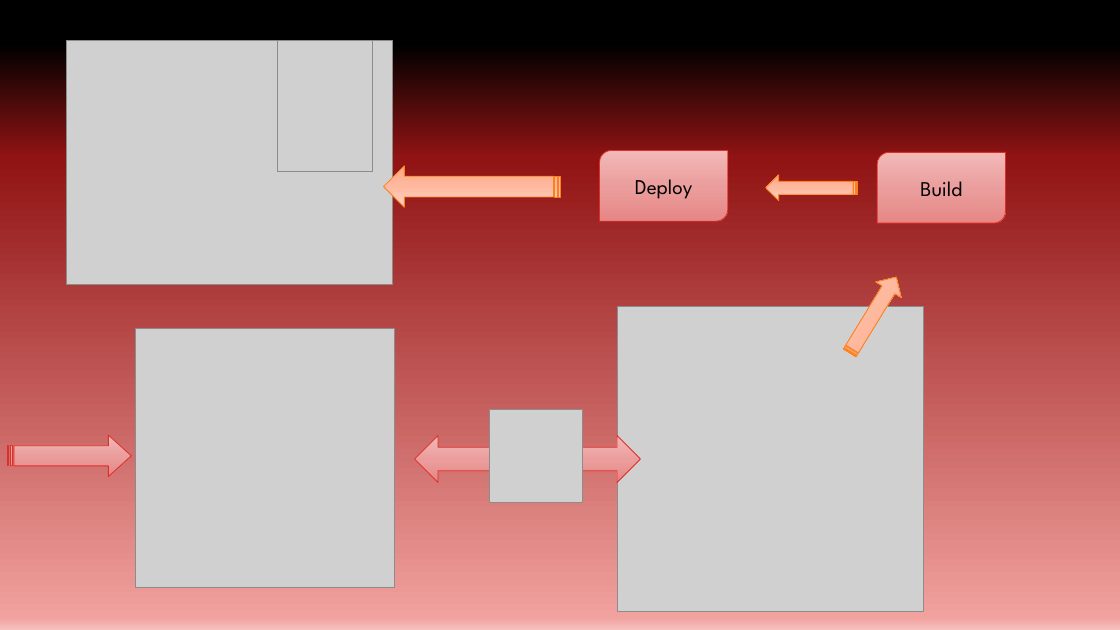
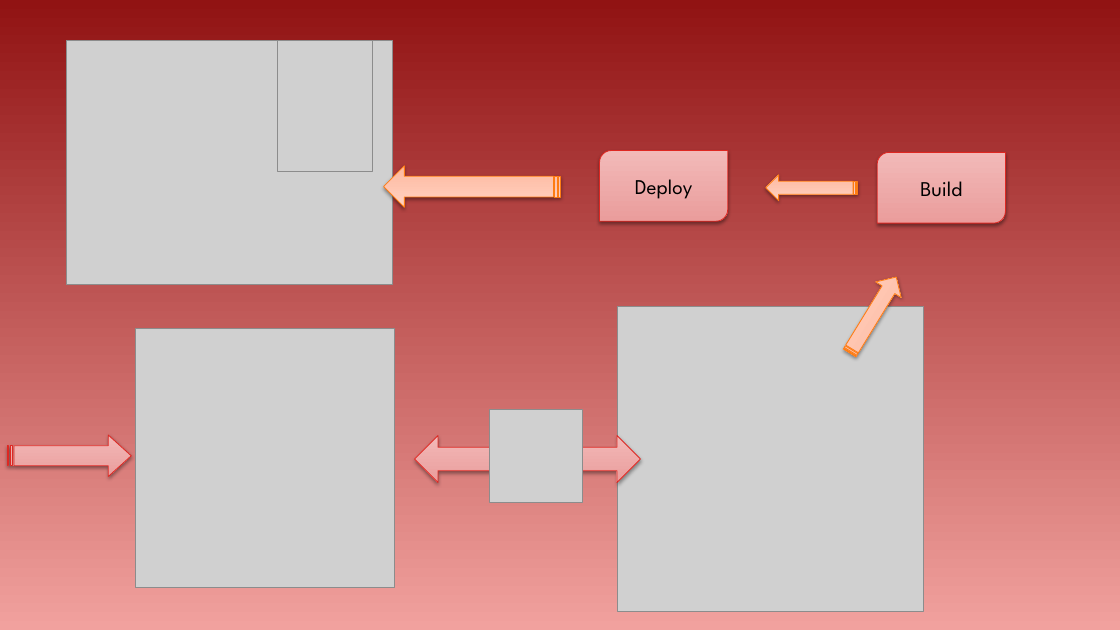
Before and after one commit to Tetiana19/final-project, a slide deck: slide 3 of Dinkievych Tetiana.pptx. Drawn at 1120x630 pixels with LibreOffice and Linux fonts; fonts in the diff are those of the drawing; grey boxes stand for pictures; background and template pictures are left out. Boxes give left, top, right and bottom in pixels: in the first picture for what was removed or moved away, otherwise in the second. Text is boxed around its words. In the diff, an @@ line names an element or a change of style, - is before the commit and + after.

```diff
--- a/Dinkievych Tetiana.pptx
+++ b/Dinkievych Tetiana.pptx
@@ background gradient #000000 to #911313 to #F1A19E to #F5C0BE to gradient #911313 to #F1A19E @@
@@ fill gradient #FFD2C2 to #FEB99F to #FEA785 to gradient #FFD2C2 to #FEB89E; outline #FE801A 0.75 pt to #FE7D14 0.75 pt; shadow on; proportions changed in 3 elements at (766, 175, 858, 201), (384, 166, 560, 207), (837, 269, 909, 360) @@
@@ striped right arrow at (8, 435, 131, 476): fill gradient #F3BAB9 to #EA9E9D to #E78887 to gradient #F2B9B8 to #EA9D9C; outline #DF2E28 0.75 pt to #DF2923 0.75 pt; shadow on @@
@@ fill gradient #F3BAB9 to #EA9E9D to #E78887 to gradient #F2B9B8 to #EA9D9C; outline #DF2E28 0.75 pt to #DF2923 0.75 pt; shadow on; proportions changed in 3 elements at (877, 152, 1006, 223), (600, 150, 728, 221), (414, 435, 640, 482) @@
```
Also in this commit, not shown: 9 other slides changed, 1 other file.
